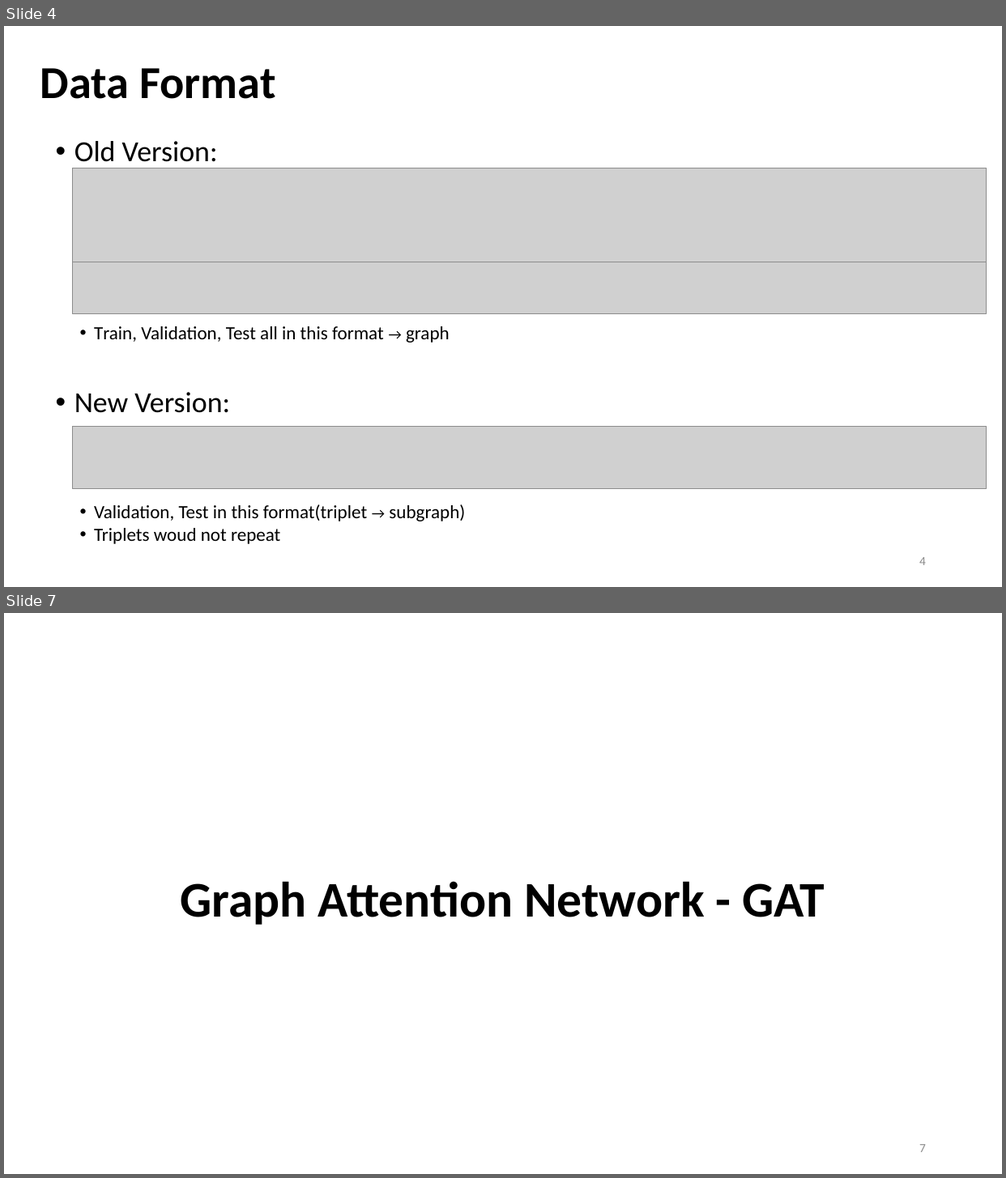
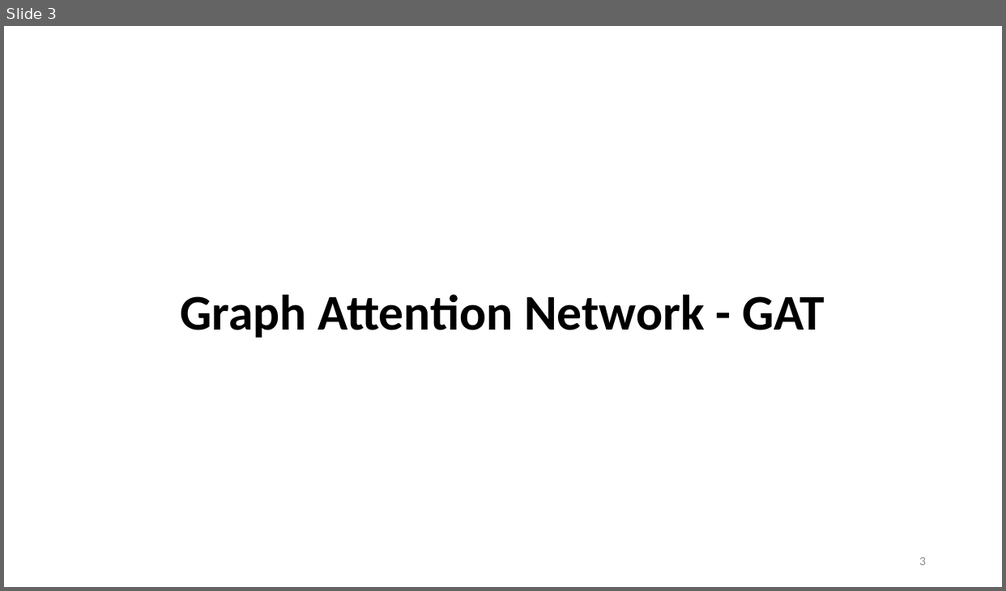
Before and after one commit to Bai1026/Intern-IIS, a slide deck: Meeting/Presentation_0823.pptx. Shown one above the other, each under a label of ours: slides 4 and 7 before the commit, slide 3 after it; the slides between them are not shown. The pictures are 1006x1178 and 1006x591 pixels, drawn with LibreOffice and Linux fonts; fonts in the diff are those of the drawing; grey boxes stand for pictures. Boxes give left, top, right and bottom in pixels: in the first picture for what was removed or moved away, otherwise in the second. Text is boxed around its words. In the diff, an @@ line names an element or a change of style, - is before the commit and + after.

```diff
--- a/Meeting/Presentation_0823.pptx
+++ b/Meeting/Presentation_0823.pptx
@@ slide 4 removed at box(4, 26, 1002, 587), background #FFFFFF @@
@@ title removed at box(40, 68, 275, 99) @@
-Data Format
@@ text removed at box(74, 141, 230, 413) @@
-• Old Version:
-• New Version:
@@ picture removed at box(73, 169, 987, 263) @@
@@ picture removed at box(73, 263, 987, 314) @@
@@ text removed at box(94, 327, 450, 343) @@
-• Train, Validation, Test all in this format → graph
@@ picture removed at box(73, 426, 987, 489) @@
@@ text removed at box(94, 505, 465, 544) @@
-• Validation, Test in this format(triplet → subgraph)
-• Triplets woud not repeat
@@ page number removed at box(919, 557, 926, 565) @@
-4
@@ what was slide 7 is now slide 3 @@
@@ page number at box(919, 557, 926, 565): text changed @@
-7
+3
```
Also in this commit, not shown: 3 slides changed, 1 slide added, 9 other slides removed, 2 other files.
